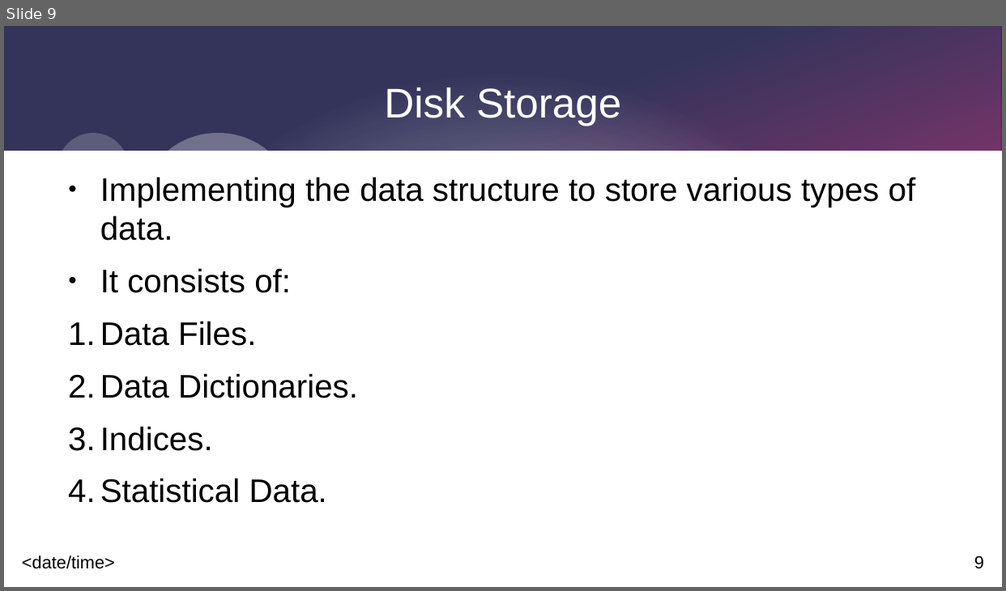
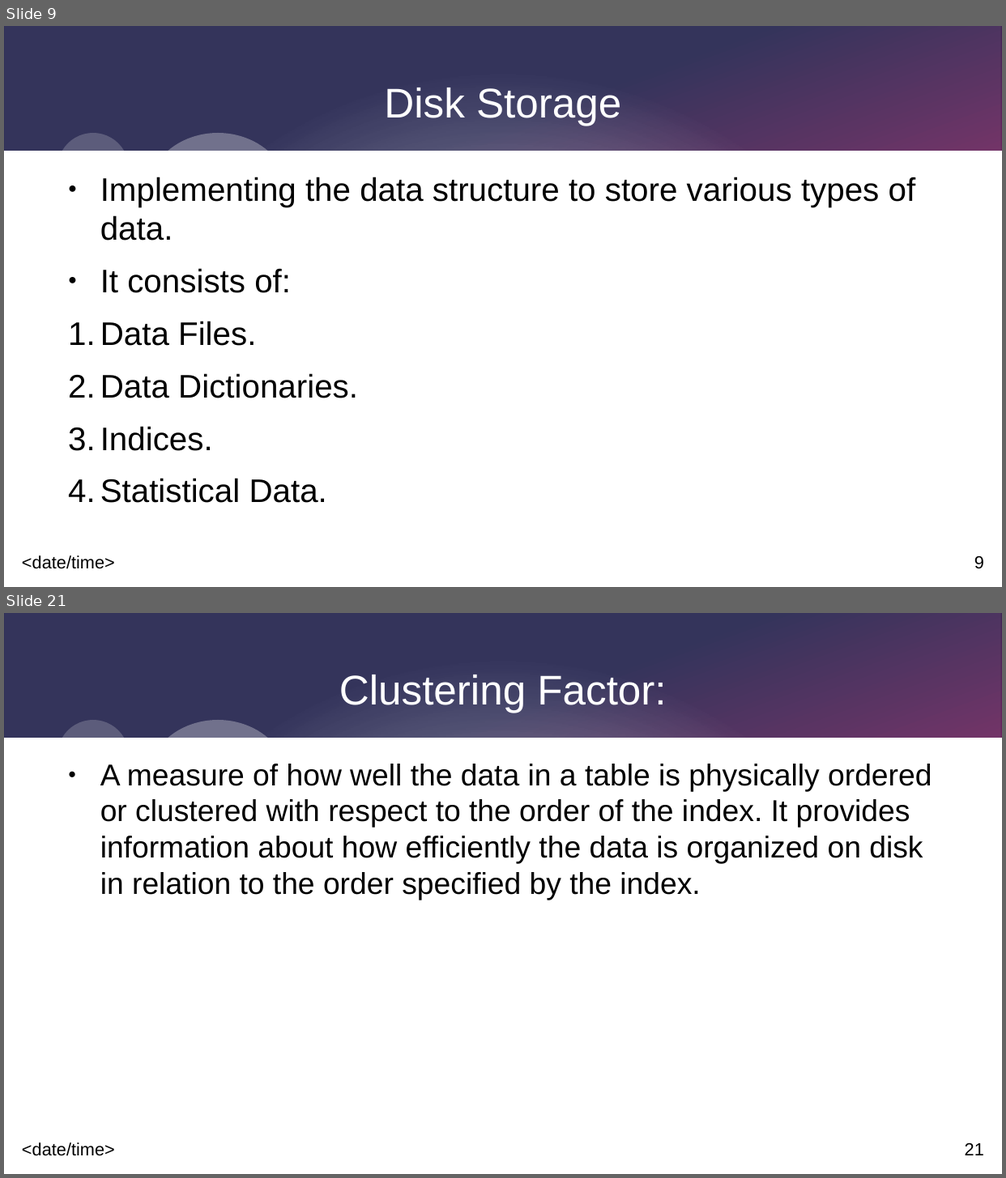
Before and after one commit to hamzaaldabe/QueryPerformanceAnalysis, a slide deck: QueryPerformanceAnalysis.odp. Shown one above the other, each under a label of ours: slide 9 before the commit, slides 9 and 21 after it; the slides between them are not shown. The pictures are 1006x591 and 1006x1178 pixels, drawn with LibreOffice and Linux fonts; fonts in the diff are those of the drawing. Boxes give left, top, right and bottom in pixels: in the first picture for what was removed or moved away, otherwise in the second. Text is boxed around its words. In the diff, an @@ line names an element or a change of style, - is before the commit and + after.

```diff
--- a/QueryPerformanceAnalysis.odp
+++ b/QueryPerformanceAnalysis.odp
@@ slide 21 added at [4, 613, 1002, 1174], background #FFFFFF; not listed: 9 template elements that a slide beside it also shows @@
@@ title added at [339, 675, 666, 713], 33 pt, text #FFFFFF @@
+Clustering Factor:
@@ text added at [100, 764, 931, 901], 24 pt, text #000000 @@
+● A measure of how well the data in a table is physically ordered or clustered with respect to the order of the index. It provides information about how efficiently the data is organized on disk in relation to the order specified by the index.
```
Also in this commit, not shown: 1 slide changed, 17 other slides added, 2 other files.
